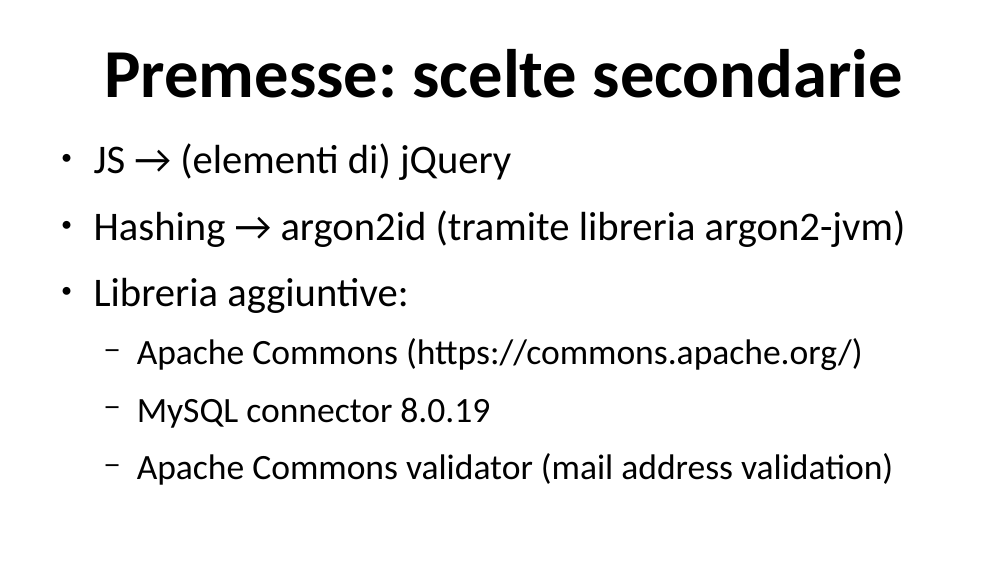
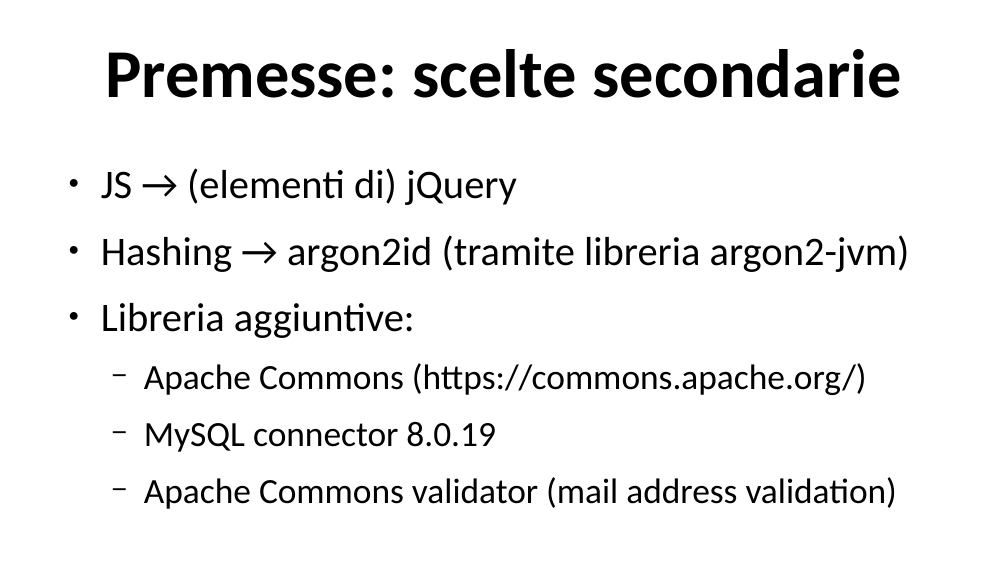
Before and after one commit to darklamp/progetto-tiw-alematte-2020, a slide deck: slide 3 of presentazione.odp. Drawn at 1008x567 pixels with LibreOffice and Linux fonts; fonts in the diff are those of the drawing. Boxes give left, top, right and bottom in pixels: in the first picture for what was removed or moved away, otherwise in the second. Text is boxed around its words. In the diff, an @@ line names an element or a change of style, - is before the commit and + after.

Commit message:
Update

```diff
--- a/presentazione.odp
+++ b/presentazione.odp
@@ title "Premesse: scelte secondarie" at (105, 49, 901, 98): size 54 to 53.9 pt @@
@@ text "JS → (elementi di) jQuery": place and size @@
-text "JS → (elementi di) jQuery" at (94, 143, 906, 485)
+text "JS → (elementi di) jQuery" at (101, 168, 910, 509)
@@ text "JS → (elementi di) jQuery" at (101, 168, 910, 509): size 32 to 31.9 pt in "JS → (elementi di) jQuery", "Hashing → argon2id (tramite libreria argon2-jvm)", "Libreria aggiuntive:"; size 28 to 27.9 pt in "Apache Commons (https://commons.apache.org/)", "MySQL connector 8.0.19", "Apache Commons validator (mail address validation)" @@
```
Also in this commit, not shown: 2 other slides changed, 3 slides added, 1 slide removed.
